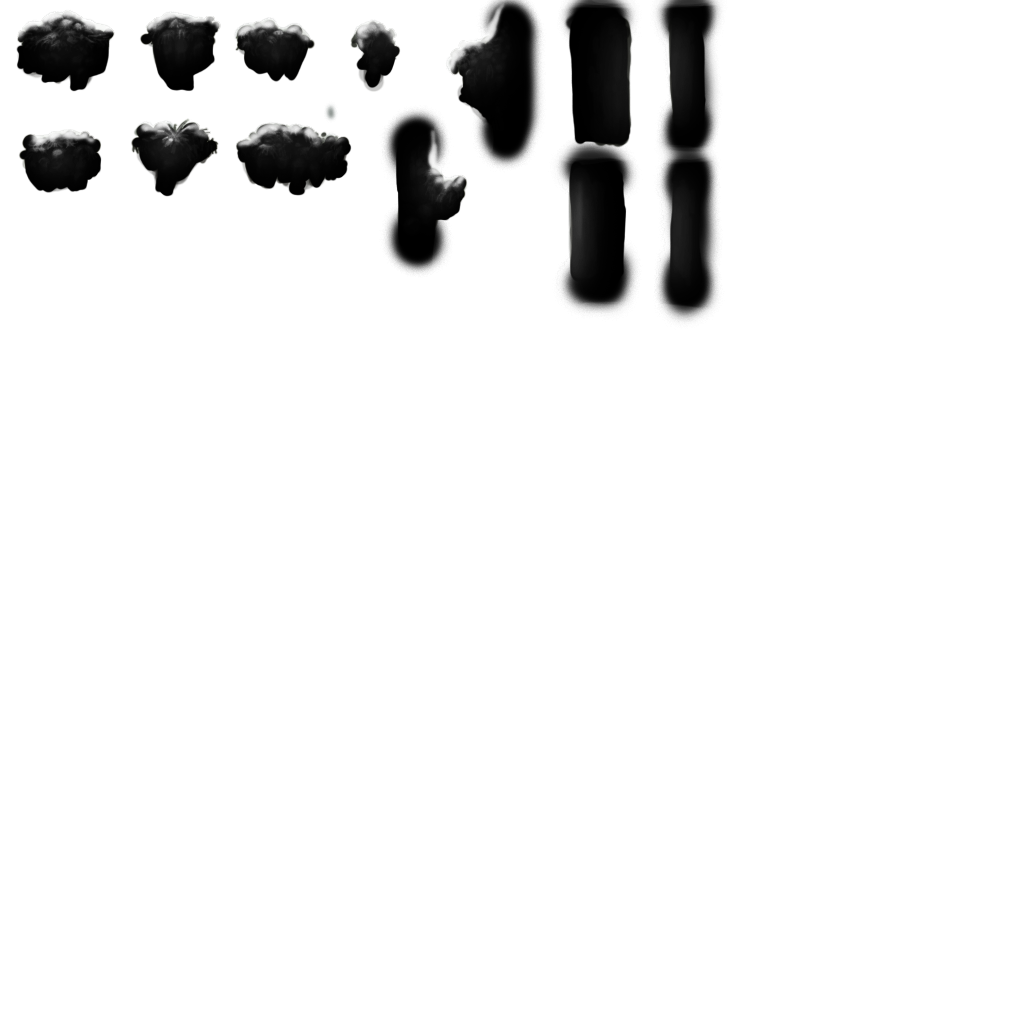
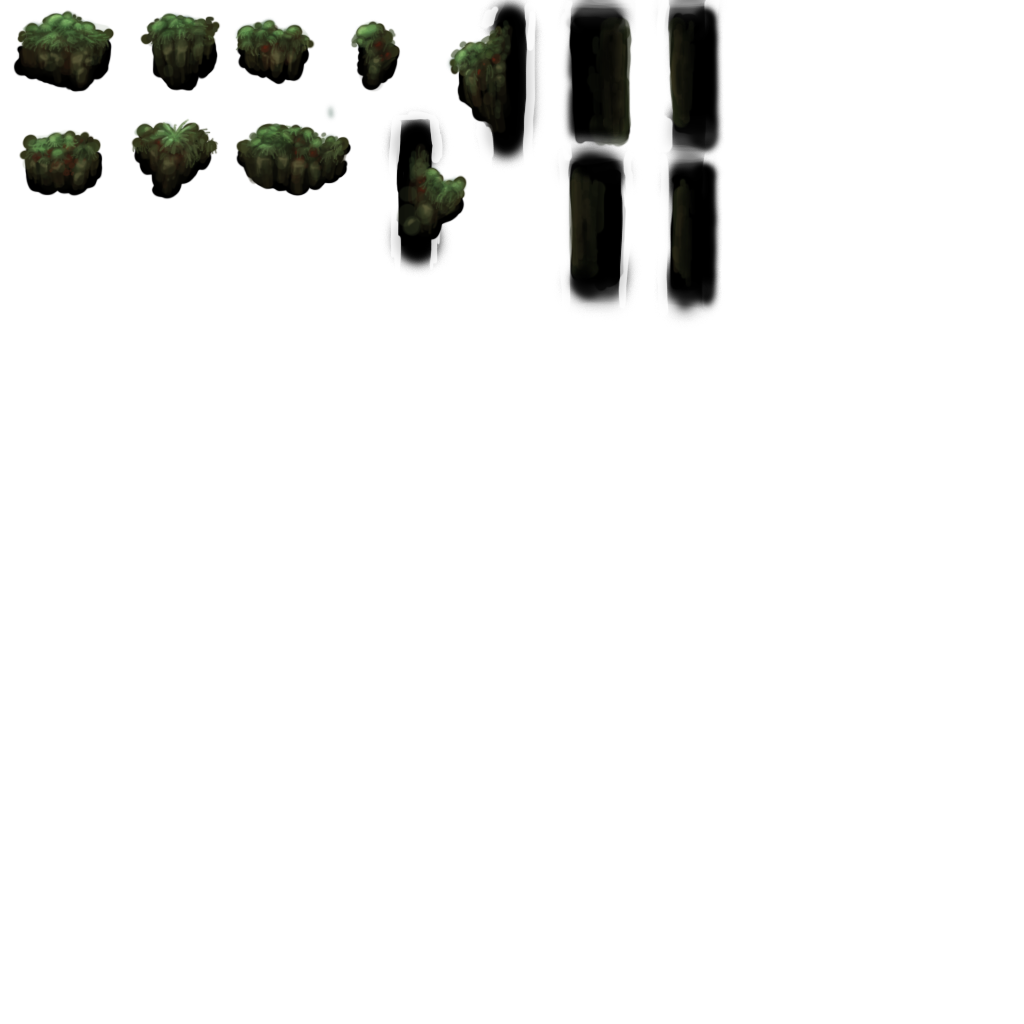
The second 1024px x 1024px image is a revision of the first. Changes to its layers:
hid "Layer 15" over [16, 0, 725, 326]
painted on "Layer 1" over [388, 0, 725, 318]
painted on "Layer 12" over [558, 0, 720, 319]
added layer "Layer 17" in group "Group 1" over [13, 38, 498, 241]
